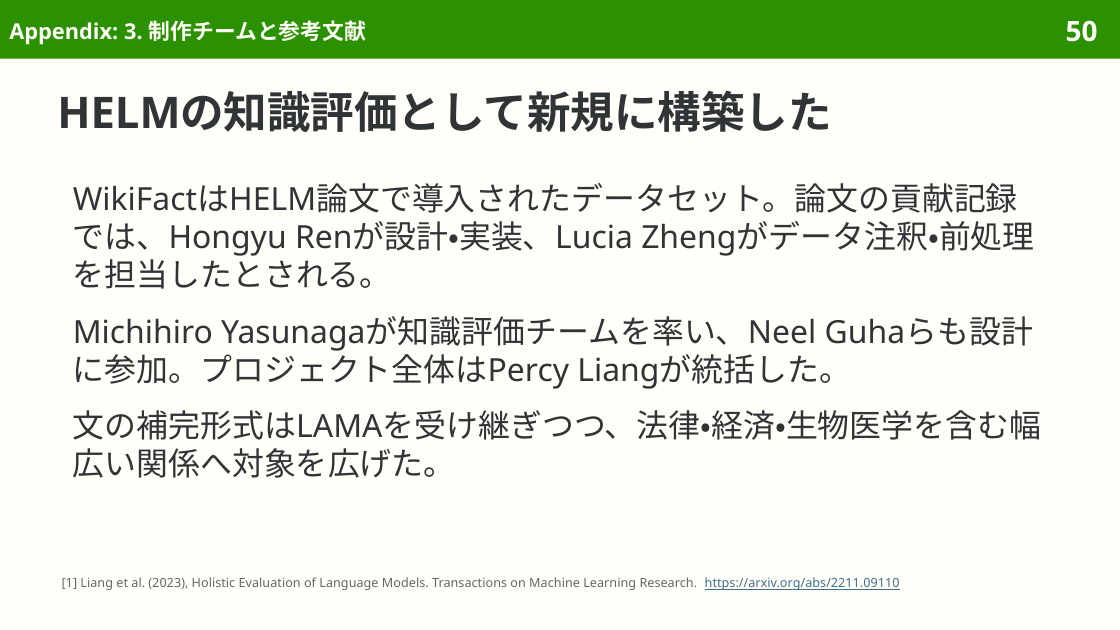
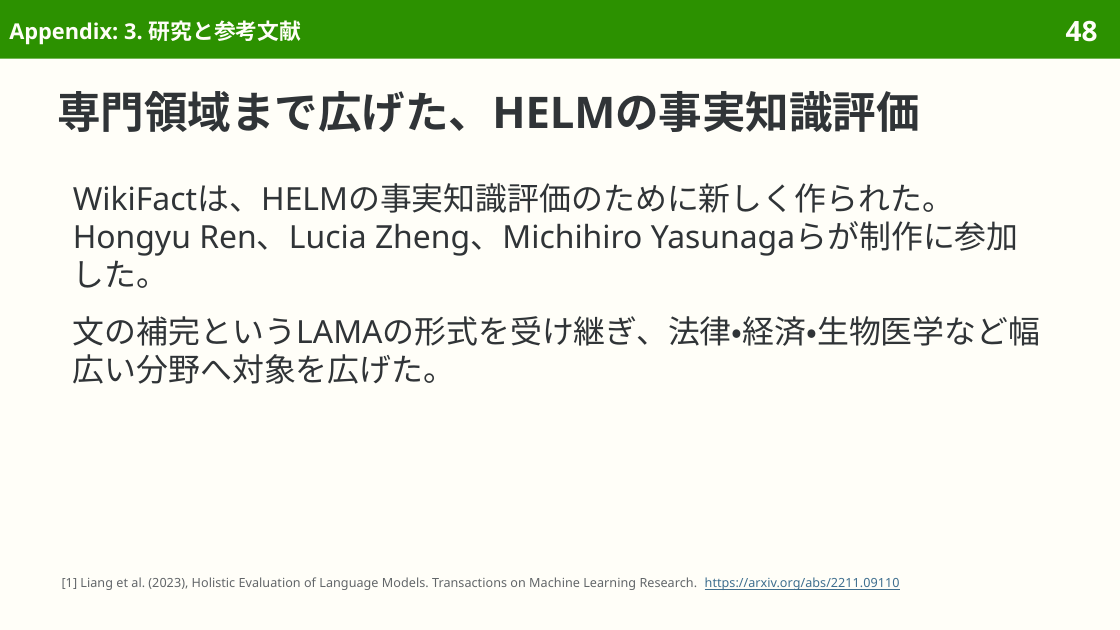
Before and after one commit to sasakiy84/datasets-in-10-minutes, a slide deck: slide 48 of slides/datasets-in-10-minutes-wikifact.pptx (slide 50 before the commit). Drawn at 1120x630 pixels with LibreOffice and Linux fonts; fonts in the diff are those of the drawing. Boxes give left, top, right and bottom in pixels: in the first picture for what was removed or moved away, otherwise in the second. Text is boxed around its words. In the diff, an @@ line names an element or a change of style, - is before the commit and + after.

Commit message:
Clarify WikiFact factual completion and verify HELM construction from Wikidata

```diff
--- a/slides/datasets-in-10-minutes-wikifact.pptx
+++ b/slides/datasets-in-10-minutes-wikifact.pptx
@@ title at <box>9,20,302,45</box>: text changed @@
-Appendix: 3. 制作チームと参考文献
+Appendix: 3. 研究と参考文献
@@ page number at <box>1066,20,1098,42</box>: text changed @@
-50
+48
@@ title at <box>57,91,920,132</box>: text changed @@
-HELMの知識評価として新規に構築した
+専門領域まで広げた、HELMの事実知識評価
@@ text at <box>73,183,1041,384</box>: text changed @@
-WikiFactはHELM論文で導入されたデータセット。論文の貢献記録では、Hongyu Renが設計・実装、Lucia Zhengがデータ注釈・前処理を担当したとされる。
-Michihiro Yasunagaが知識評価チームを率い、Neel Guhaらも設計に参加。プロジェクト全体はPercy Liangが統括した。
-文の補完形式はLAMAを受け継ぎつつ、法律・経済・生物医学を含む幅広い関係へ対象を広げた。
+WikiFactは、HELMの事実知識評価のために新しく作られた。Hongyu Ren、Lucia Zheng、Michihiro Yasunagaらが制作に参加した。
+文の補完というLAMAの形式を受け継ぎ、法律・経済・生物医学など幅広い分野へ対象を広げた。
```
Also in this commit, not shown: 39 other slides changed, 2 slides removed, 42 other files.
